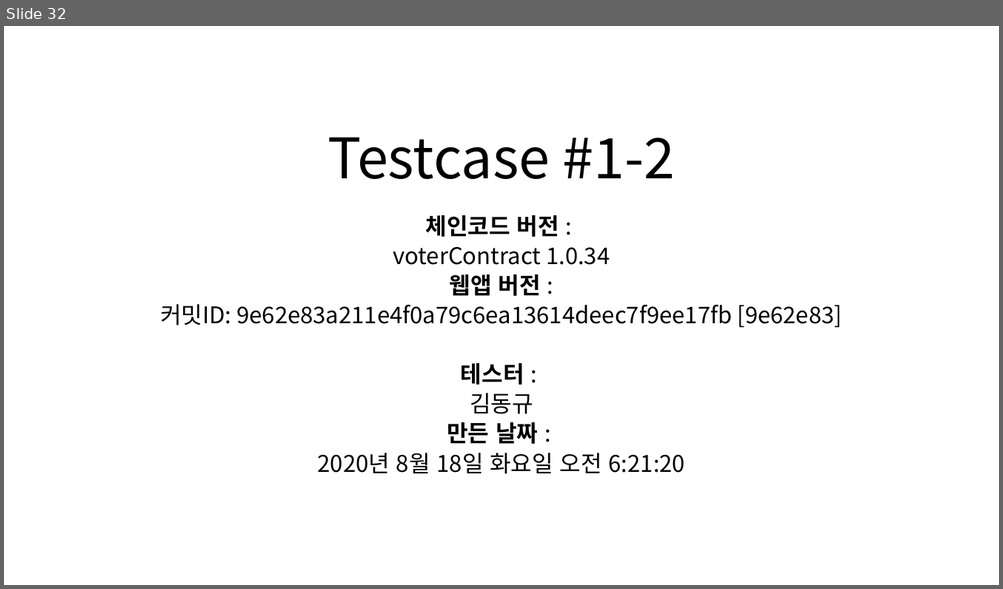
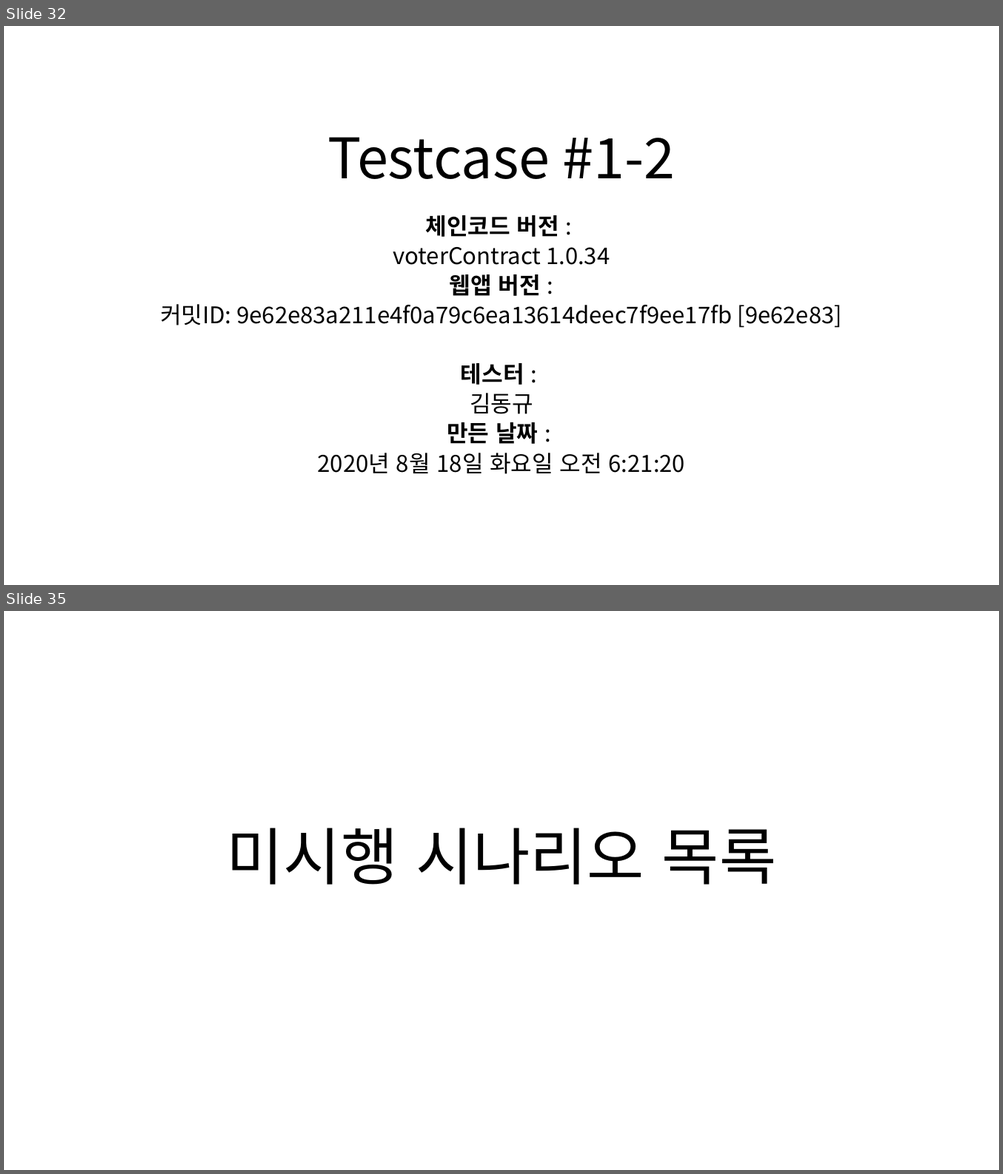
Before and after one commit to BL-UCKSS/evote-project, a slide deck: Document/Testcase/Testcase #1.pptx. Shown one above the other, each under a label of ours: slide 32 before the commit, slides 32 and 35 after it; the slides between them are not shown. The pictures are 1003x589 and 1003x1174 pixels, drawn with LibreOffice and Linux fonts; fonts in the diff are those of the drawing. Boxes give left, top, right and bottom in pixels: in the first picture for what was removed or moved away, otherwise in the second. Text is boxed around its words. In the diff, an @@ line names an element or a change of style, - is before the commit and + after.

```diff
--- a/Document/Testcase/Testcase #1.pptx
+++ b/Document/Testcase/Testcase #1.pptx
@@ slide 35 added at <box>4,611,999,1170</box>, background #FFFFFF @@
@@ title added at <box>227,828,777,885</box>, 60 pt, text #000000 @@
+미시행 시나리오 목록
```
Also in this commit, not shown: 2 slides changed, 2 other slides added.
